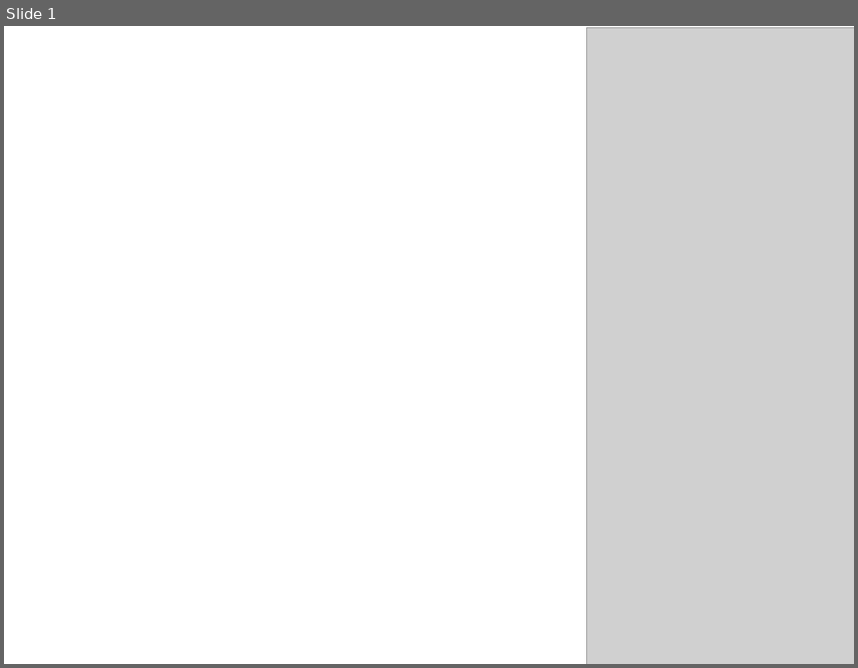
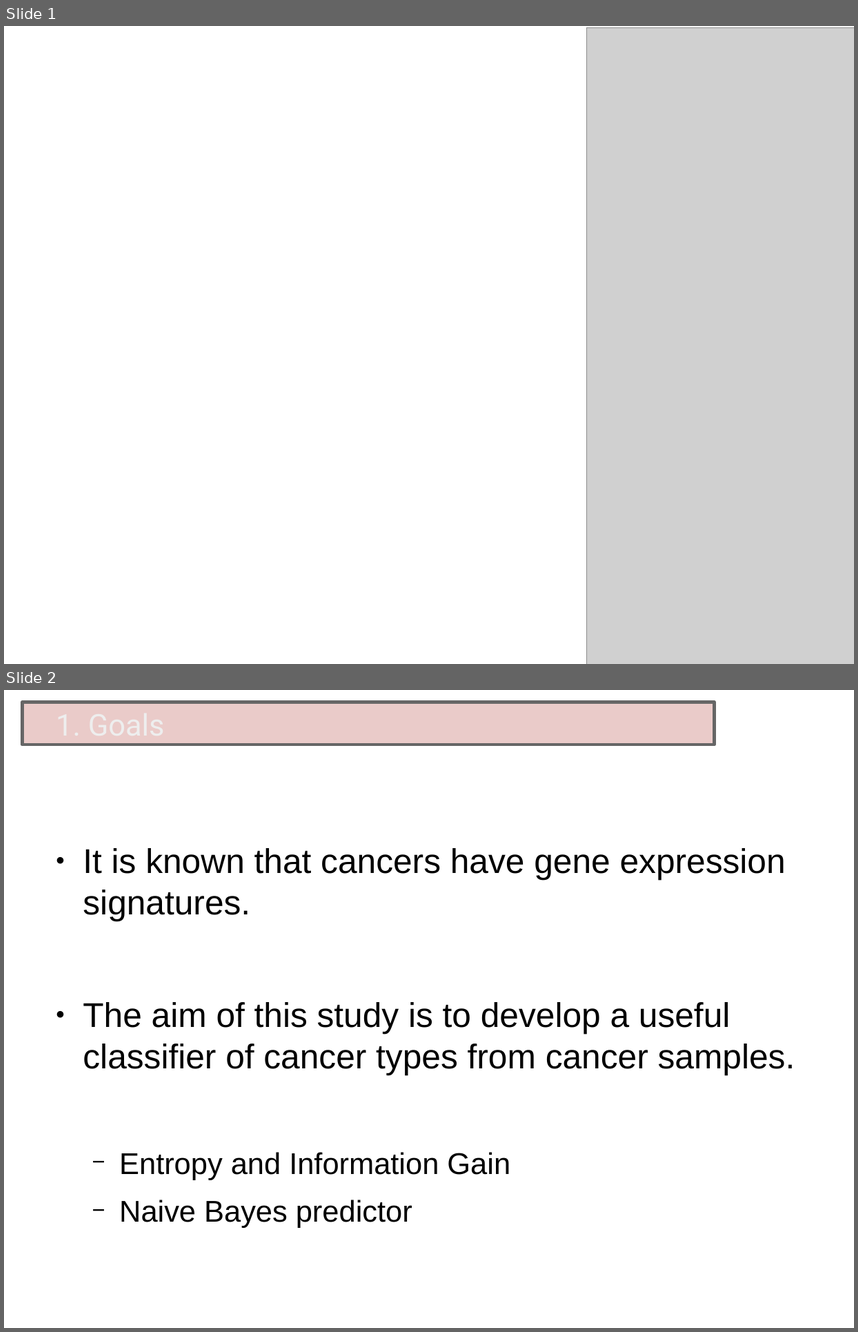
Before and after one commit to joanmarticarreras/AGB_naive_bayes, a slide deck: PPT.odp. Shown one above the other, each under a label of ours: slide 1 before the commit, slides 1 and 2 after it. The pictures are 858x668 and 858x1332 pixels, drawn with LibreOffice and Linux fonts; fonts in the diff are those of the drawing; grey boxes stand for pictures. Boxes give left, top, right and bottom in pixels: in the first picture for what was removed or moved away, otherwise in the second. Text is boxed around its words. In the diff, an @@ line names an element or a change of style, - is before the commit and + after.

```diff
--- a/PPT.odp
+++ b/PPT.odp
@@ slide 2 added at (4, 690, 854, 1328), background #FFFFFF @@
@@ rectangle added at (23, 702, 715, 745), fill #BA564D at 30% opacity, outline #666666 2.83 pt @@
@@ title added at (56, 704, 165, 744), 28 pt, text #EEEEEE @@
+1. Goals
@@ text added at (83, 848, 795, 1222), 32 pt, text #000000 @@
+● It is known that cancers have gene expression signatures.
+● The aim of this study is to develop a useful classifier of cancer types from cancer samples.
+  − Entropy and Information Gain
+  − Naive Bayes predictor
```
Also in this commit, not shown: 1 slide changed, 5 other slides added, 4 slides removed.
